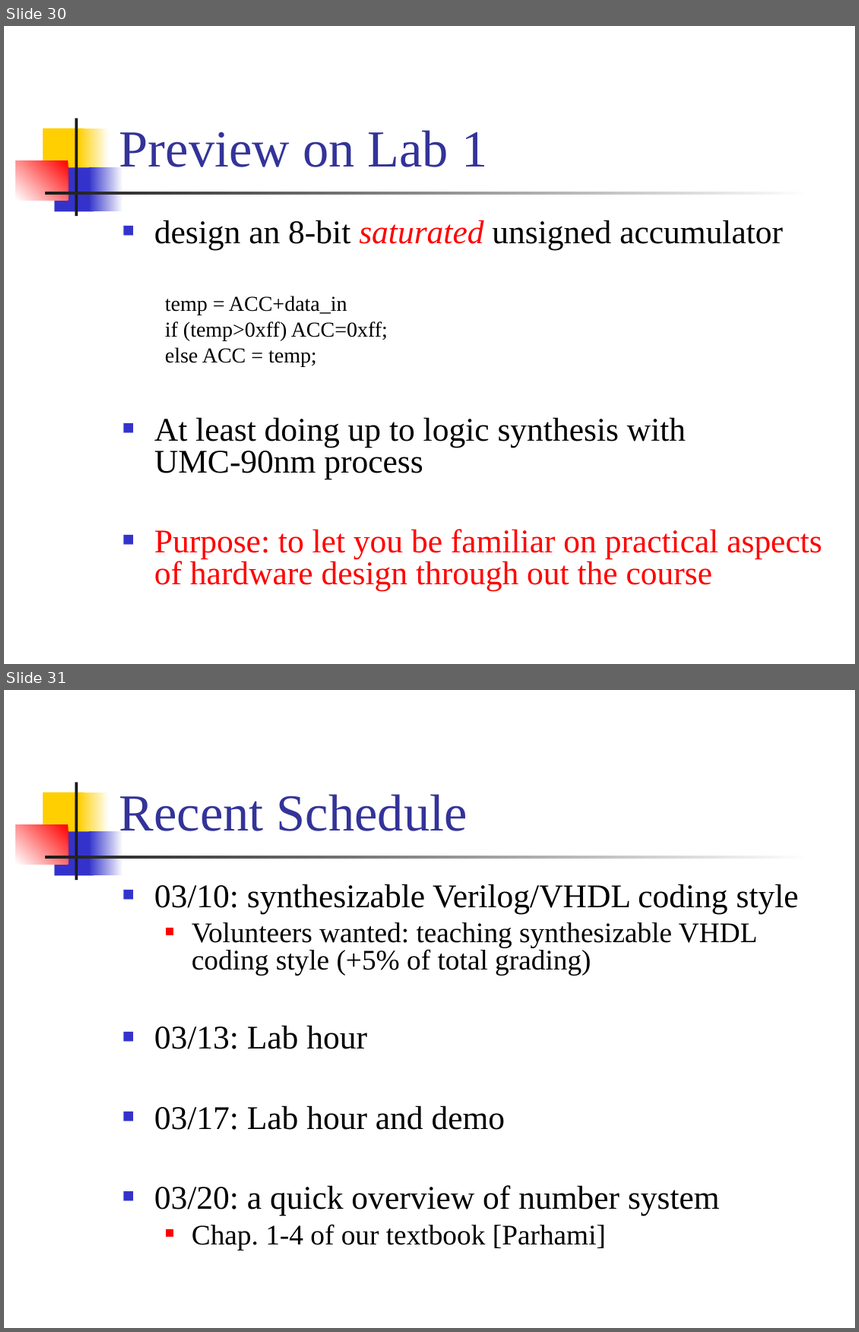
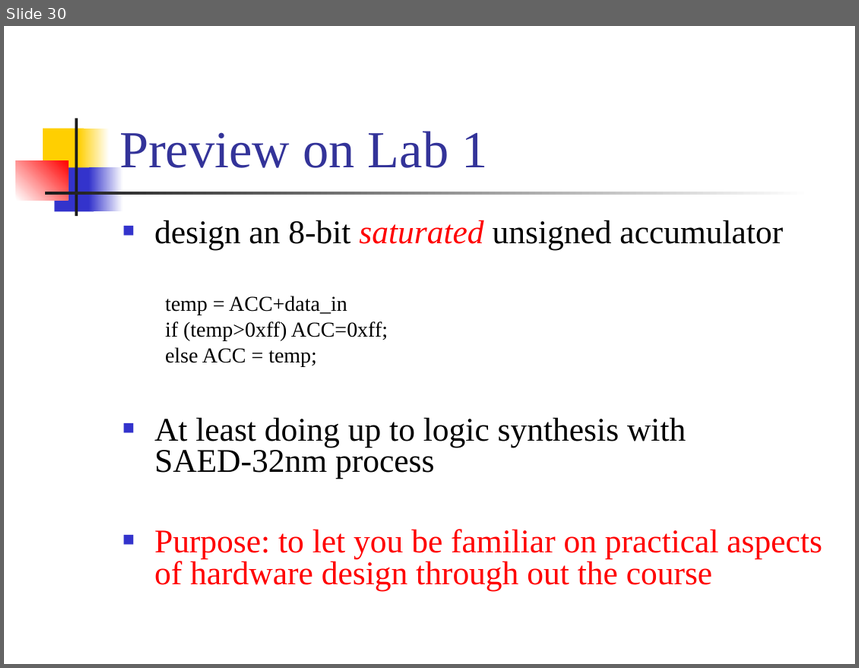
Before and after one commit to CGUSystemCourses/CompArith-2016, a slide deck: Lectures/lec02-RTL_design/lec02a-digital_syst_RTL.ppt. Shown one above the other, each under a label of ours: slides 30 and 31 before the commit, slide 30 after it. The pictures are 859x1332 and 859x668 pixels, drawn with LibreOffice and Linux fonts; fonts in the diff are those of the drawing. Boxes give left, top, right and bottom in pixels: in the first picture for what was removed or moved away, otherwise in the second. Text is boxed around its words. In the diff, an @@ line names an element or a change of style, - is before the commit and + after.

```diff
--- a/Lectures/lec02-RTL_design/lec02a-digital_syst_RTL.ppt
+++ b/Lectures/lec02-RTL_design/lec02a-digital_syst_RTL.ppt
@@ slide 31 removed at <box>4,690,855,1328</box>, background #FFFFFF; not listed: 7 template elements that a slide beside it also shows @@
@@ title removed at <box>120,794,468,831</box> @@
-Recent Schedule
@@ text removed at <box>154,884,799,1250</box> @@
-■ 03/10: synthesizable Verilog/VHDL coding style
-  ■ Volunteers wanted: teaching synthesizable VHDL coding style (+5% of total grading)
-■ 03/13: Lab hour
-■ 03/17: Lab hour and demo
-■ 03/20: a quick overview of number system
-  ■ Chap. 1-4 of our textbook [Parhami]
@@ slide 30 changed as well @@
@@ text at <box>154,417,686,479</box>: text changed @@
-■ At least doing up to logic synthesis with UMC-90nm process
+■ At least doing up to logic synthesis with SAED-32nm process
```
Also in this commit, not shown: 29 other slides changed, 4 other files.
